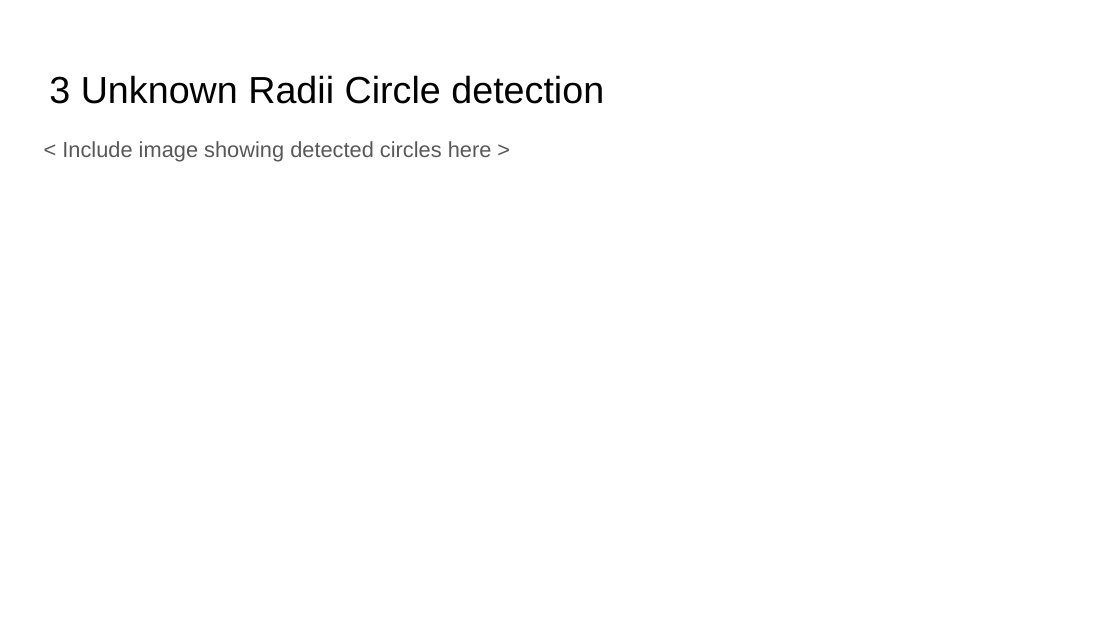
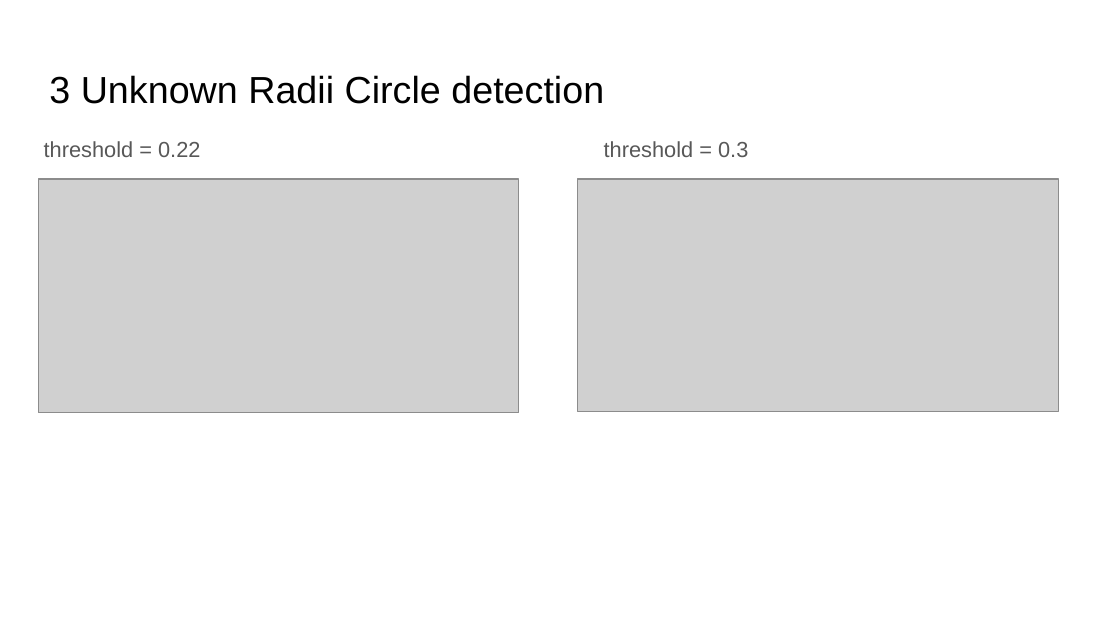
Before and after one commit to yunqingjia/cs4476, a slide deck: slide 13 of PS4/PS4_report_template.pptx. Drawn at 1120x630 pixels with LibreOffice and Linux fonts; fonts in the diff are those of the drawing; grey boxes stand for pictures. Boxes give left, top, right and bottom in pixels: in the first picture for what was removed or moved away, otherwise in the second. Text is boxed around its words. In the diff, an @@ line names an element or a change of style, - is before the commit and + after.

```diff
--- a/PS4/PS4_report_template.pptx
+++ b/PS4/PS4_report_template.pptx
@@ text at bbox=[44, 141, 748, 157]: text changed @@
-< Include image showing detected circles here >
+threshold = 0.22 threshold = 0.3
@@ picture added at bbox=[38, 179, 519, 413] @@
@@ picture added at bbox=[578, 179, 1058, 411] @@
```
Also in this commit, not shown: 6 other slides changed, 1 slide added, 1 slide removed, 6 other files.
